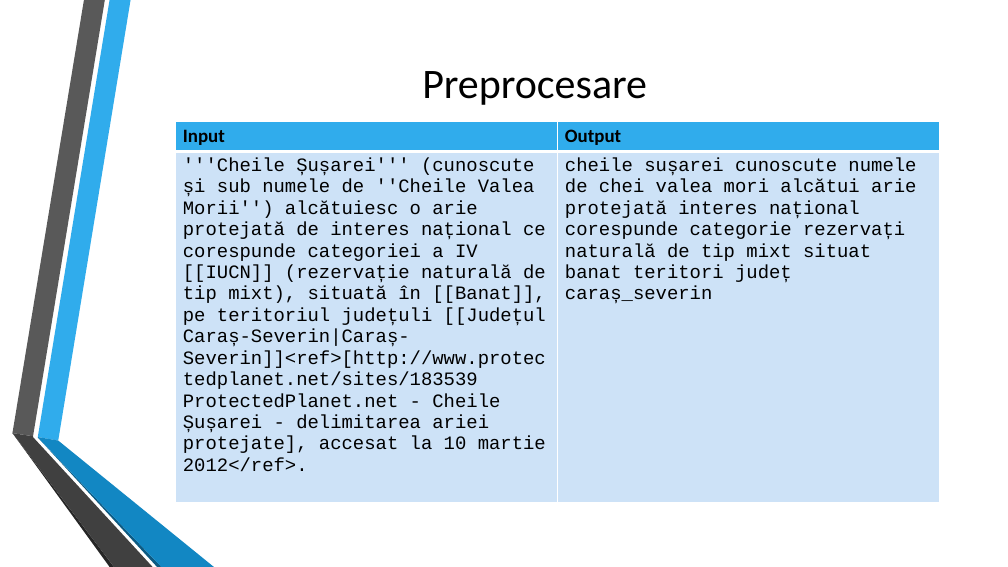
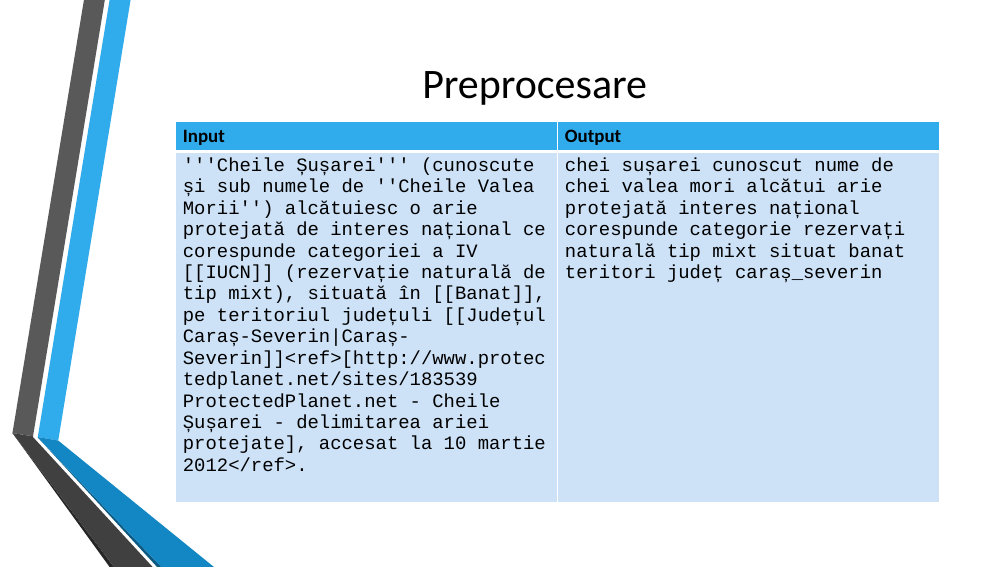
Before and after one commit to mihai2121/dis_2017, a slide deck: slide 12 of Prezentare -Colban Mihai.pptx (slide 11 before the commit). Drawn at 1008x567 pixels with LibreOffice and Linux fonts; fonts in the diff are those of the drawing; background and template pictures are left out. Boxes give left, top, right and bottom in pixels: in the first picture for what was removed or moved away, otherwise in the second. Text is boxed around its words. In the diff, an @@ line names an element or a change of style, - is before the commit and + after.

```diff
--- a/Prezentare -Colban Mihai.pptx
+++ b/Prezentare -Colban Mihai.pptx
@@ table at [175,121,939,523] @@
-row 2, column 2: cheile sușarei cunoscute numele de chei valea mori alcătui arie protejată interes național corespunde categorie rezervați naturală de tip mixt situat banat teritori județ caraș_severin
+row 2, column 2: chei sușarei cunoscut nume de chei valea mori alcătui arie protejată interes național corespunde categorie rezervați naturală tip mixt situat banat teritori județ caraș_severin
```
Also in this commit, not shown: 5 other slides changed, 1 slide added.
